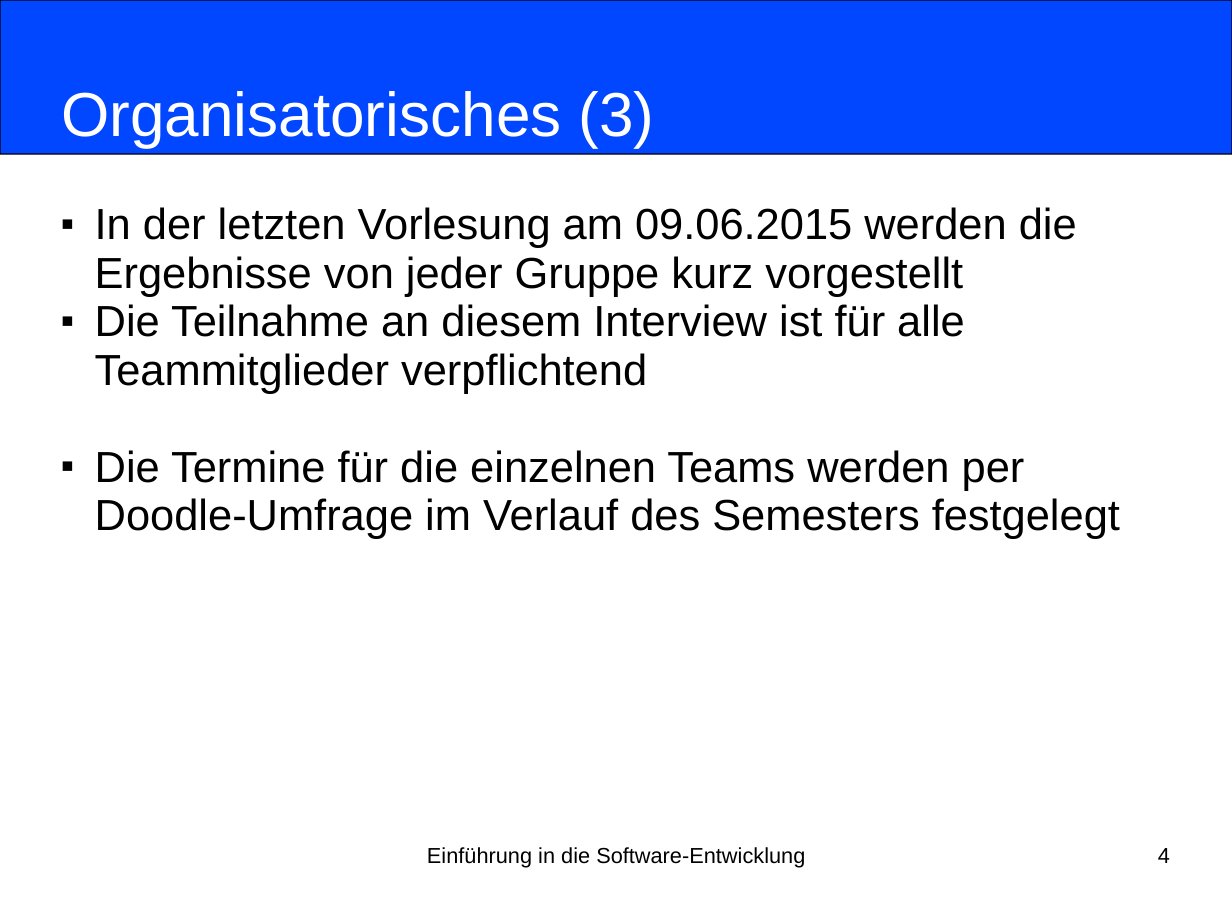
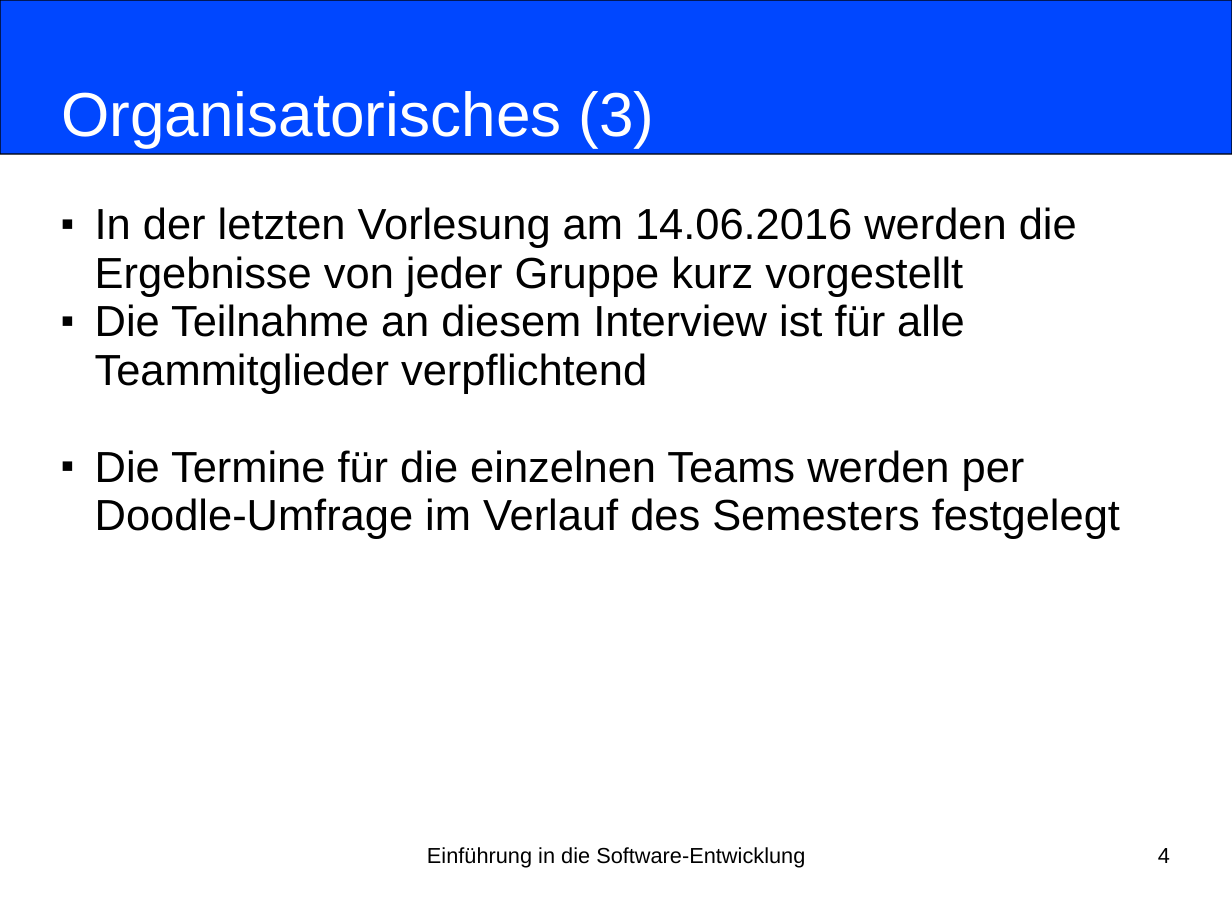
Before and after one commit to nordakademie-einfuehrung-java/vorlesungsskript, a slide deck: slide 4 of folien/Semester_04_Termin_04_Kapitel12.pptx. Drawn at 1232x924 pixels with LibreOffice and Linux fonts; fonts in the diff are those of the drawing. Boxes give left, top, right and bottom in pixels: in the first picture for what was removed or moved away, otherwise in the second. Text is boxed around its words. In the diff, an @@ line names an element or a change of style, - is before the commit and + after.

```diff
--- a/folien/Semester_04_Termin_04_Kapitel12.pptx
+++ b/folien/Semester_04_Termin_04_Kapitel12.pptx
@@ subtitle at (x1=95, y1=207, x2=1077, y2=297): text changed @@
-■ In der letzten Vorlesung am 09.06.2015 werden die Ergebnisse von jeder Gruppe kurz vorgestellt
+■ In der letzten Vorlesung am 14.06.2016 werden die Ergebnisse von jeder Gruppe kurz vorgestellt
```
Also in this commit, not shown: 2 other slides changed, 1 other file.
